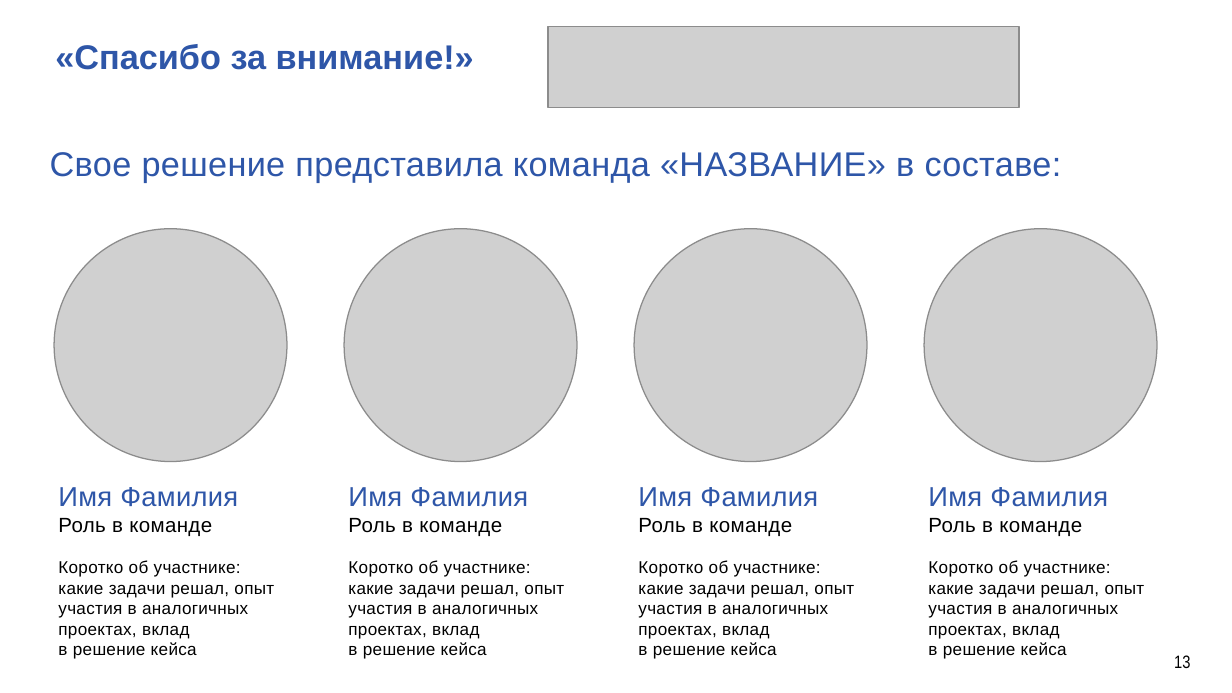
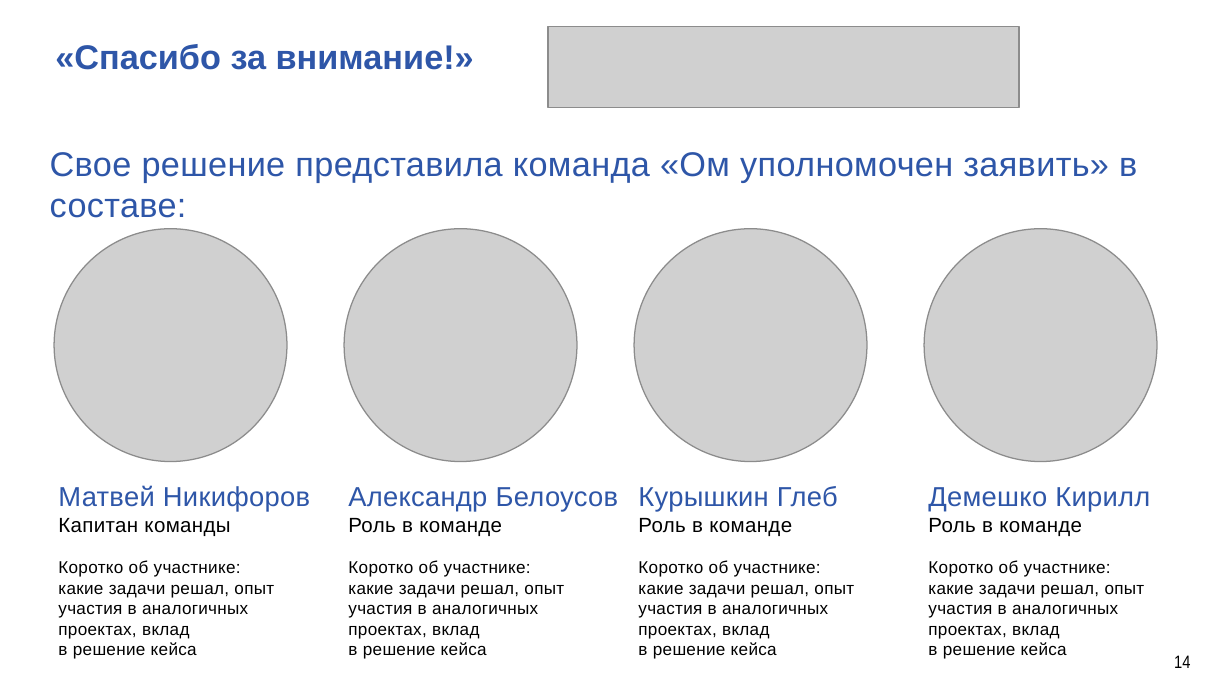
Before and after one commit to SkiFlye/-_-, a slide deck: slide 14 of презентация.pptx (slide 13 before the commit). Drawn at 1232x693 pixels with LibreOffice and Linux fonts; fonts in the diff are those of the drawing; grey boxes stand for pictures; background and template pictures are left out. Boxes give left, top, right and bottom in pixels: in the first picture for what was removed or moved away, otherwise in the second. Text is boxed around its words. In the diff, an @@ line names an element or a change of style, - is before the commit and + after.

```diff
--- a/презентация.pptx
+++ b/презентация.pptx
@@ text at box(50, 152, 1137, 218): text changed @@
-Свое решение представила команда «НАЗВАНИЕ» в составе:
+Свое решение представила команда «Ом уполномочен заявить» в составе:
@@ text removed at box(58, 487, 238, 536) @@
-Имя Фамилия
-Роль в команде
@@ text added at box(58, 485, 310, 536), 16 pt, text #2E56A8 @@
+Матвей Никифоров
+Капитан команды
@@ text at box(348, 487, 619, 512): text changed @@
-Имя Фамилия
+Александр Белоусов
@@ text at box(638, 486, 838, 512): text changed @@
-Имя Фамилия
+Курышкин Глеб
@@ text at box(928, 487, 1150, 512): text changed @@
-Имя Фамилия
+Демешко Кирилл
@@ page number at box(1174, 655, 1190, 668): text changed @@
-13
+14
```
Also in this commit, not shown: 3 other slides changed, 1 slide added.
